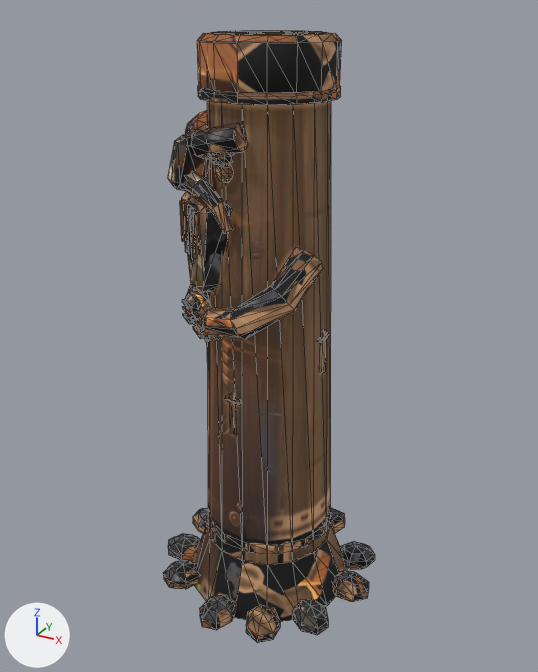
A saved change to the glTF model assets/noir/idols/idol.glb.
Both versions are drawn from a 50 mm lens placed at (1.82, -3.31, 3.51), pointed at (0.0, 0.0, 1.85). Arrows for +X, +Y and +Z are at lower left; the lights stay in place. The older version comes first. Mesh edges are drawn as thin lines. Vertices at exactly the same position are counted once.

Names of what the first picture shows: 'idol'.
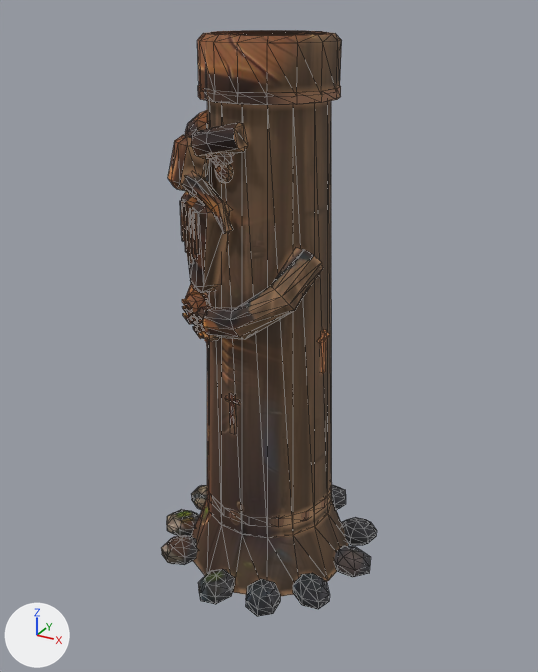
Where the newer file only moved an object's origin or applied its transform, the numbers keep the older frame.

The change, as a diff of the scene's bpy script:
```diff
--- a/assets/noir/idols/idol.glb.py
+++ b/assets/noir/idols/idol.glb.py
@@ img_idol_proj_emit @@
+img_idol_proj_emit = load_image('idol_proj_emit', '_unpacked/idol_proj_emit', 2048, 2048, 'sRGB')
@@ mat_idol_final @@
 n0 = _N.new('ShaderNodeBsdfPrincipled'); n0.name = 'Principled BSDF'
 n0.inputs[2].default_value = 0.8  # 'Roughness'
-n0.inputs[28].default_value = 0.4  # 'Emission Strength'
+n0.inputs[28].default_value = 1.6  # 'Emission Strength'
 n1 = _N.new('ShaderNodeOutputMaterial'); n1.name = 'Material Output'
 n2 = _N.new('ShaderNodeTexImage'); n2.name = 'Image Texture'
-n2.image = img_idol_proj
+n2.image = img_idol_proj_emit
 n3 = _N.new('ShaderNodeMix'); n3.name = 'Mix'
@@ me_idol @@
 # used by ob_idol; location = (0.55, 0.014, 0.31)
-me_idol.from_pydata(...)  # 1416 vertices, 2540 faces; spans x -1.2..0.12, y -0.68..0.65, z -0.08..3.1
-me_idol.materials.append(mat_idol_eyes)
+me_idol.from_pydata(...)  # 1432 vertices, 2540 faces; spans x -1.2..0.12, y -0.68..0.65, z 0.11..3.1
+# me_idol part 1: the loose piece of 30 vertices spanning x -0.12..0.12, y -0.09..0.1, z -0.08..0.08 is moved by (0.0, 0.0, 0.19)
+# me_idol part 2: the loose piece of 30 vertices spanning x -0.19..0.04, y 0.17..0.37, z -0.08..0.08 is moved by (0.0, 0.0, 0.19)
+# me_idol part 3: the loose piece of 30 vertices spanning x -0.46..-0.26, y 0.38..0.62, z -0.08..0.08 is moved by (0.0, 0.0, 0.19)
+# me_idol part 4: the loose piece of 30 vertices spanning x -1.2..-0.96, y 0.02..0.21, z -0.08..0.08 is moved by (0.0, 0.0, 0.19)
+# me_idol part 5: the loose piece of 30 vertices spanning x -1.19..-0.96, y -0.28..-0.08, z -0.08..0.08 is moved by (0.0, 0.0, 0.19)
+# me_idol part 6: the loose piece of 30 vertices spanning x -1.04..-0.83, y -0.51..-0.3, z -0.08..0.08 is moved by (0.0, 0.0, 0.19)
+# me_idol part 7: the loose piece of 30 vertices spanning x -0.68..-0.49, y -0.68..-0.44, z -0.08..0.08 is moved by (0.0, 0.0, 0.19)
+# me_idol part 8: the loose piece of 30 vertices spanning x -0.42..-0.22, y -0.63..-0.4, z -0.08..0.08 is moved by (0.0, 0.0, 0.19)
+# me_idol part 9: the loose piece of 30 vertices spanning x -0.21..0.01, y -0.44..-0.23, z -0.08..0.08 is moved by (0.0, 0.0, 0.19)
+# me_idol part 10: a new loose piece, a 16-sided cut cone along z (radius 0.5 at the low end, 0.38 at the high end) spanning x -1.05..-0.05, y -0.51..0.48, z 0.14..0.46, in mat_idol_final
+# me_idol part 11: the loose piece of 28 vertices spanning x -0.92..-0.17, y -0.38..0.35, z 0.34..0.4 is moved by (0.0, 0.0, 0.19)
+# me_idol part 12
+# 32 vertices are removed from x -1.05..-0.05, y -0.51..0.48, z -0.05..0.27
+# 106 faces are deleted
+# 16 vertices are added at x -0.93..-0.17, y -0.39..0.37, z 0.46
+# 46 new faces join them
+# me_idol part 13: 1332 kept faces spanning x -1.03..-0.17, y -0.49..0.34, z 1.09..3.1 get new texture (UV) coordinates
+# me_idol part 14: 96 faces spanning x -0.9..-0.19, y -0.37..0.34, z 1.09..1.65 switch from mat_idol_runes to mat_idol_final
+# other edits to the shape of me_idol do not show in these pictures
```

Changed parts and their boxes (x1, y1, x2, y2) in the pictures (538 x 672 px; the box of a moved part takes in the faces that stretch with it):
'idol', surface changed, reshaped
    before: (163, 30, 375, 643)
    after: (161, 30, 377, 616)
part 1 of me_idol, moved or reshaped
    before: (333, 571, 369, 602)
    after: (334, 546, 371, 577)
part 2 of me_idol, moved or reshaped
    before: (340, 542, 375, 570)
    after: (341, 517, 377, 546)
part 3 of me_idol, moved or reshaped
    before: (331, 508, 345, 533)
    after: (332, 485, 346, 510)
part 4 of me_idol, moved or reshaped
    before: (193, 508, 208, 533)
    after: (191, 485, 207, 510)
part 5 of me_idol, moved or reshaped
    before: (168, 534, 200, 561)
    after: (167, 510, 199, 537)
part 6 of me_idol, moved or reshaped
    before: (163, 560, 199, 589)
    after: (161, 535, 198, 565)
part 7 of me_idol, moved or reshaped
    before: (200, 595, 235, 630)
    after: (198, 569, 235, 604)
part 8 of me_idol, moved or reshaped
    before: (246, 605, 280, 643)
    after: (246, 579, 280, 616)
part 9 of me_idol, moved or reshaped
    before: (292, 599, 328, 635)
    after: (293, 573, 330, 609)
part 10 of me_idol, added (brown)
    after: (191, 498, 349, 596)
part 11 of me_idol, moved or reshaped
    before: (224, 511, 330, 554)
    after: (223, 483, 332, 527)
part 12 of me_idol, built on
    before: (192, 101, 347, 622)
    after: (207, 101, 332, 538)
part 13 of me_idol, surface changed
    before: (168, 30, 342, 434)
    after: (168, 30, 342, 425)
part 14 of me_idol, recoloured
    before: (205, 330, 330, 434)
    after: (205, 330, 330, 425)
